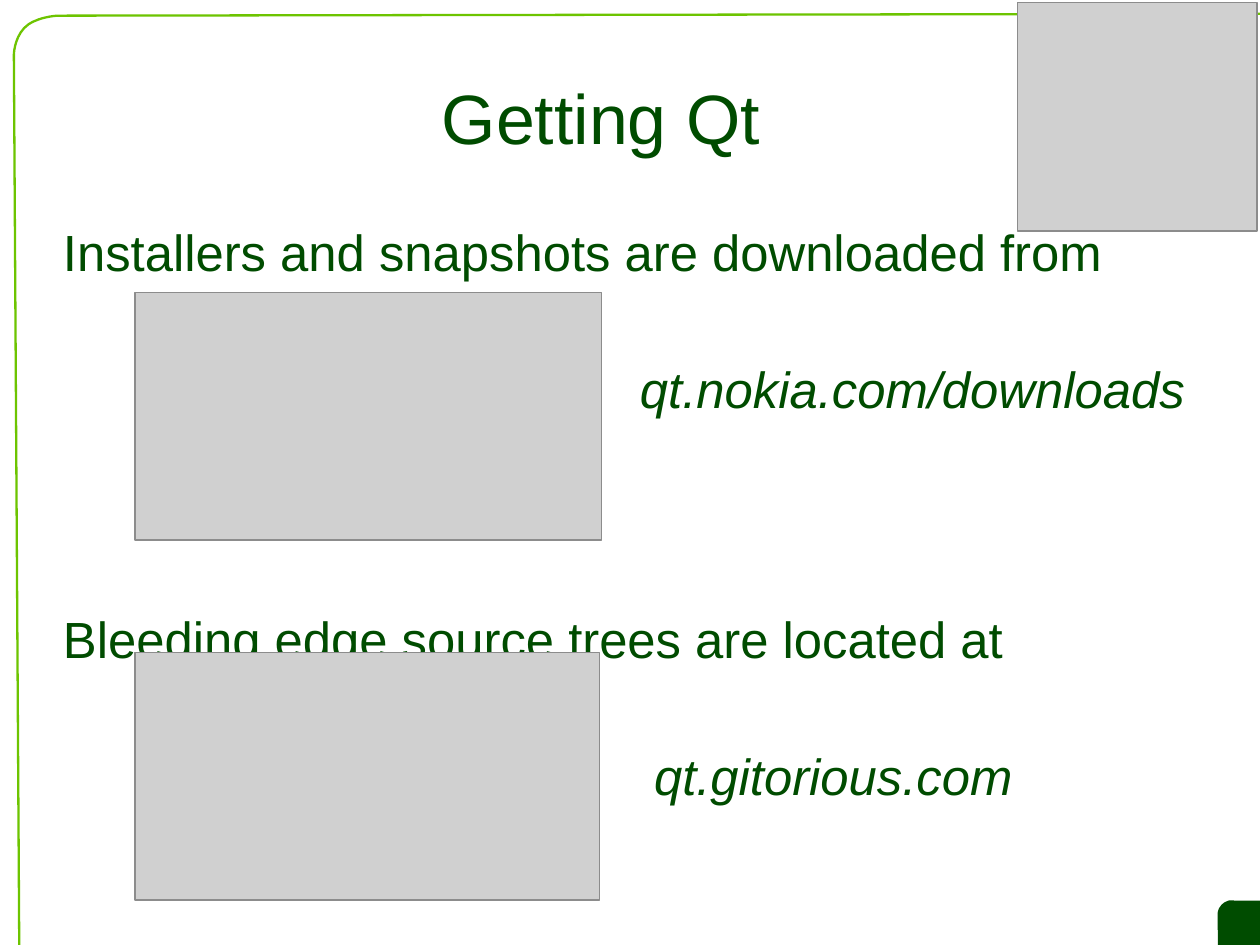
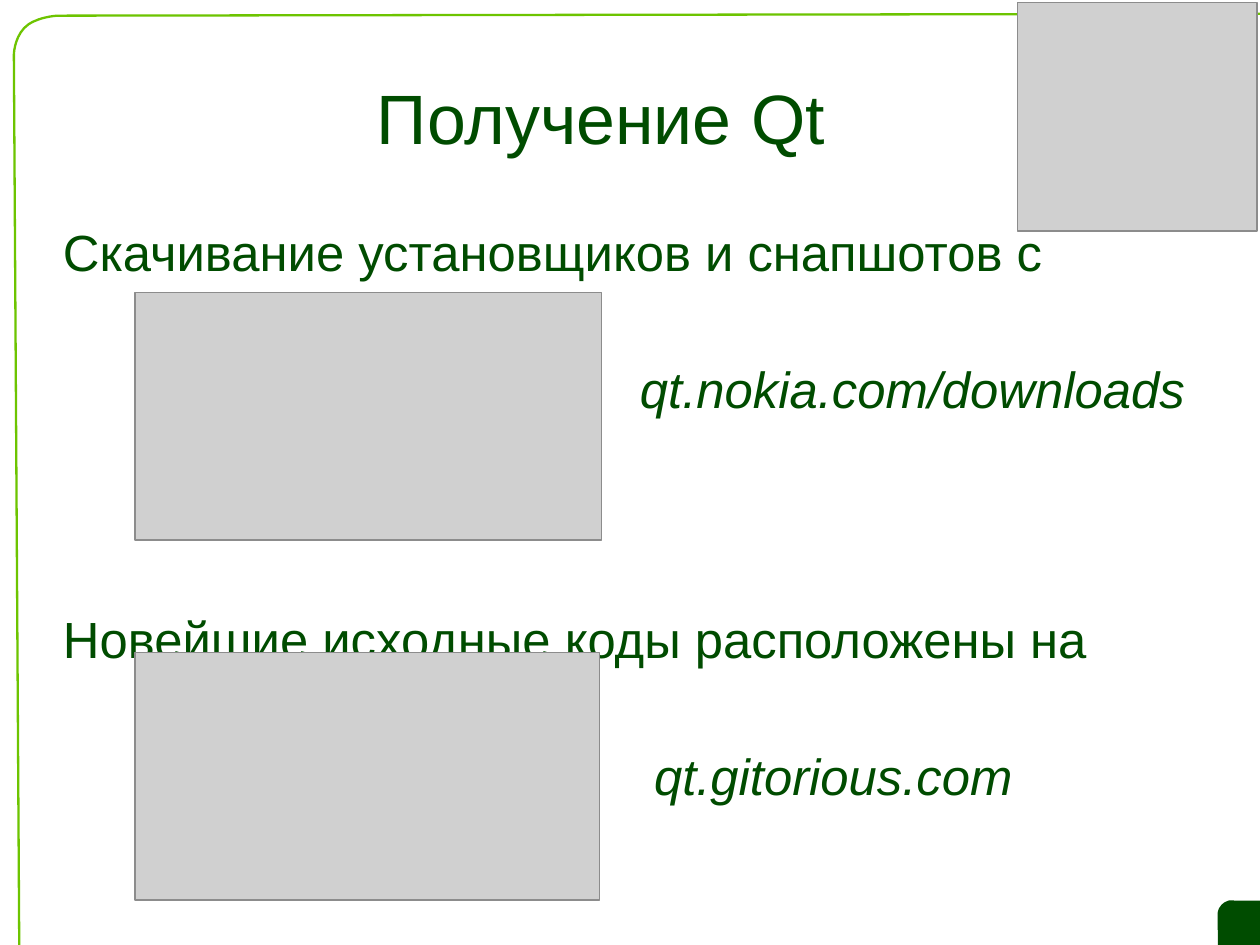
Before and after one commit to saa/qecm, a slide deck: slide 25 of L1/L1 Slides.odp. Drawn at 1260x945 pixels with LibreOffice and Linux fonts; fonts in the diff are those of the drawing; grey boxes stand for pictures; background and template pictures are left out. Boxes give left, top, right and bottom in pixels: in the first picture for what was removed or moved away, otherwise in the second. Text is boxed around its words. In the diff, an @@ line names an element or a change of style, - is before the commit and + after.

```diff
--- a/L1/L1 Slides.odp
+++ b/L1/L1 Slides.odp
@@ title at (377, 95, 825, 157): text changed @@
-Getting Qt
+Получение Qt
@@ text at (63, 231, 1042, 282): text changed @@
-Installers and snapshots are downloaded from
+Скачивание установщиков и снапшотов с
@@ text at (63, 618, 1086, 669): text changed @@
-Bleeding edge source trees are located at
+Новейшие исходные коды расположены на
```
Also in this commit, not shown: 14 other slides changed, 9 slides added, 9 slides removed, 1 other file.
